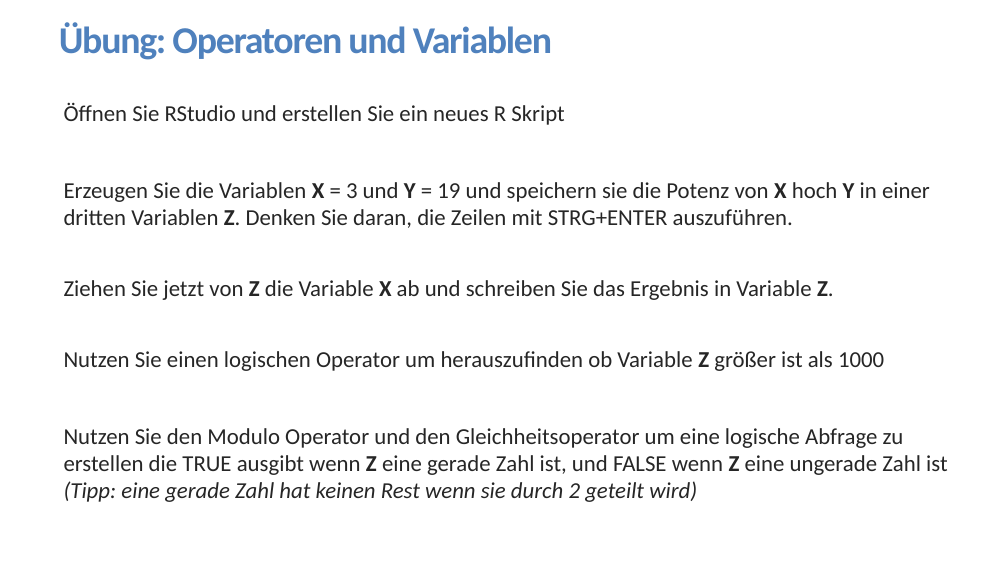
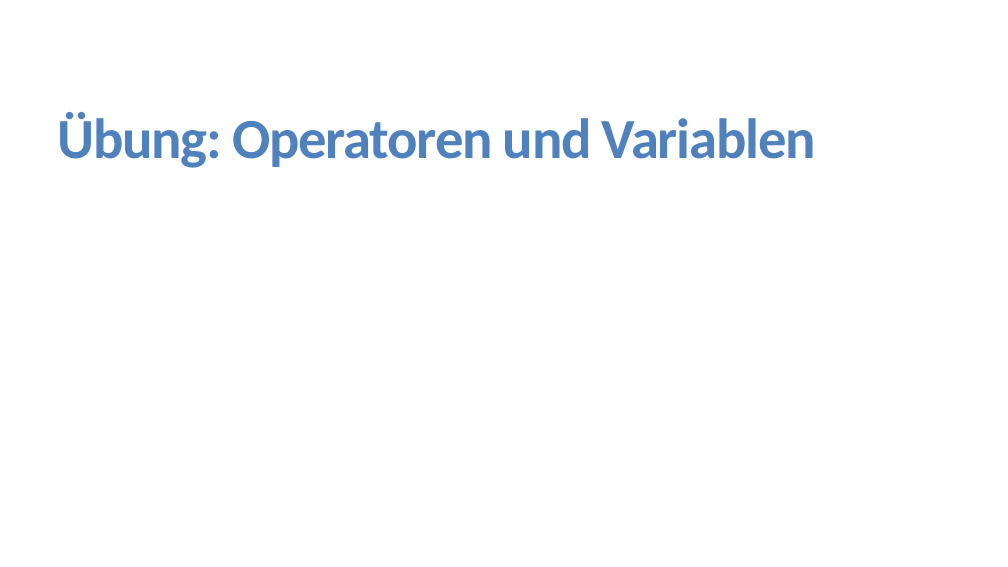
Before and after one commit to FlorianKeppeler/RKurs, a slide deck: slide 15 of Präsentationen/Einführung in R.pptx. Drawn at 1008x567 pixels with LibreOffice and Linux fonts; fonts in the diff are those of the drawing. Boxes give left, top, right and bottom in pixels: in the first picture for what was removed or moved away, otherwise in the second. Text is boxed around its words. In the diff, an @@ line names an element or a change of style, - is before the commit and + after.

Commit message:
Alle Übungen als eigene Dokumente aus der Powerpoint exportiert

```diff
--- a/Präsentationen/Einführung in R.pptx
+++ b/Präsentationen/Einführung in R.pptx
@@ title "Übung: Operatoren und Variablen": place and size @@
-title "Übung: Operatoren und Variablen" at (59, 22, 552, 60)
+title "Übung: Operatoren und Variablen" at (58, 112, 816, 168)
@@ title "Übung: Operatoren und Variablen" at (58, 112, 816, 168): size 36 to 54 pt @@
@@ text removed at (64, 102, 947, 502) @@
-Öffnen Sie RStudio und erstellen Sie ein neues R Skript
-Erzeugen Sie die Variablen X = 3 und Y = 19 und speichern sie die Potenz von X hoch Y in einer dritten Variablen Z. Denken Sie daran, die Zeilen mit STRG+ENTER auszuführen.
-Ziehen Sie jetzt von Z die Variable X ab und schreiben Sie das Ergebnis in Variable Z.
-Nutzen Sie einen logischen Operator um herauszufinden ob Variable Z größer ist als 1000
-Nutzen Sie den Modulo Operator und den Gleichheitsoperator um eine logische Abfrage zu erstellen die TRUE ausgibt wenn Z eine gerade Zahl ist, und FALSE wenn Z eine ungerade Zahl ist (Tipp: eine gerade Zahl hat keinen Rest wenn sie durch 2 geteilt wird)
```
Also in this commit, not shown: 3 other slides changed, 8 slides added, 8 slides removed, 10 other files.
